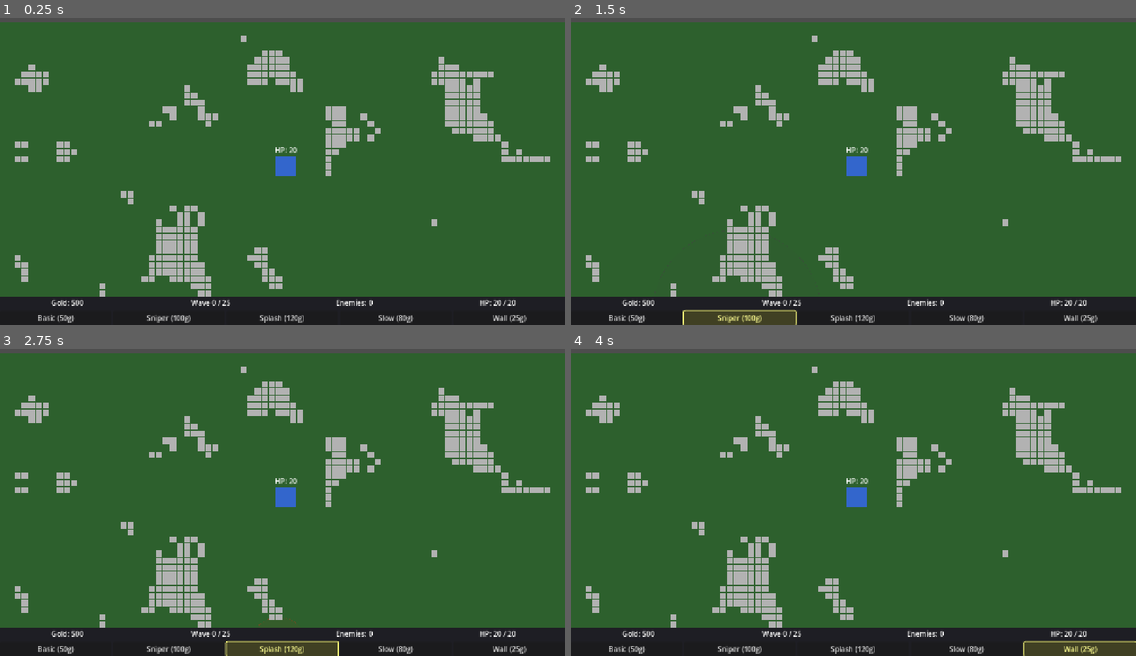
Above: before the commit, frames 1-4 (two rows, left to right).
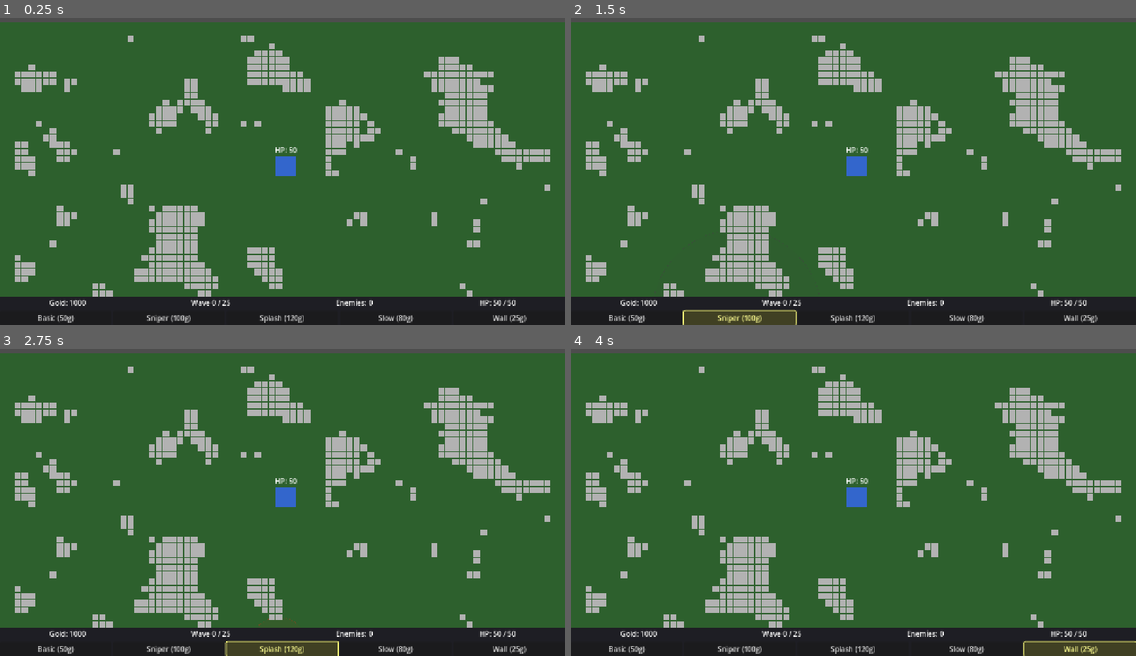
Above: after the commit, the same moments.

Repository: 3dw4rd1/OC_Tower_defense
Game: Godot game, scene res://scenes/levels/main.tscn
Same seed, same stepped clock (60 frames per second), same inputs: the game is played once before the commit and once after it.
Inputs:
- Up to frame 1 (0.25 s): no input
- Up to frame 2 (1.5 s): click "Basic (50g)" at 0.5 s; click "Sniper (100g)" at 1.25 s
- Up to frame 3 (2.75 s): click "Splash (120g)" at 2 s
- Up to frame 4 (4 s): click "Slow (80g)" at 2.75 s; click "Wall (25g)" at 3.5 s

The runs differ from the first frame. In frame 1, 3.7% of the frame differs, in the area x 2-98%, y 5-94%; in frame 2, 3.7%; in frame 3, 3.7%; in frame 4, 3.7%.

Commit message:
feat: increase rock density 30%, starting gold 1000, starting health 50

Diff:
--- a/game/scripts/autoloads/GameManager.gd
+++ b/game/scripts/autoloads/GameManager.gd
@@ -18,8 +18,8 @@
 
 var state: GameState = GameState.SETUP
 var current_wave: int = 0
-var base_hp: int = 20
-var gold: int = 500
+var base_hp: int = 50
+var gold: int = 1000
 
 
 func add_gold(amount: int) -> void:
--- a/game/scripts/autoloads/TerrainManager.gd
+++ b/game/scripts/autoloads/TerrainManager.gd
@@ -8,7 +8,7 @@
 
 # Noise parameters — adjust OBSTACLE_THRESHOLD to tune coverage (~10% of full grid)
 const NOISE_FREQUENCY: float = 0.10
-const OBSTACLE_THRESHOLD: float = 0.22  # Perlin values above this become obstacle tiles
+const OBSTACLE_THRESHOLD: float = 0.17  # Perlin values above this become obstacle tiles
 # Tiles within this Chebyshev radius of the base are always kept clear
 const BASE_CLEAR_RADIUS: int = 5
 
--- a/game/scripts/ui/hud.gd
+++ b/game/scripts/ui/hud.gd
@@ -29,7 +29,7 @@
 	WaveManager.enemy_count_changed.connect(_on_enemy_count_changed)
 
 	_gold_label.text = "Gold: %d" % GameManager.gold
-	_hp_label.text = "HP: %d / 20" % GameManager.base_hp
+	_hp_label.text = "HP: %d / 50" % GameManager.base_hp
 	_wave_label.text = "Wave %d / %d" % [GameManager.current_wave, GameManager.TOTAL_WAVES]
 	_enemy_count_label.text = "Enemies: 0"
 	_game_over_overlay.visible = false
@@ -50,7 +50,7 @@
 
 
 func _on_base_hp_changed(new_hp: int) -> void:
-	_hp_label.text = "HP: %d / 20" % new_hp
+	_hp_label.text = "HP: %d / 50" % new_hp
 
 
 func _on_wave_started(wave_num: int) -> void:
